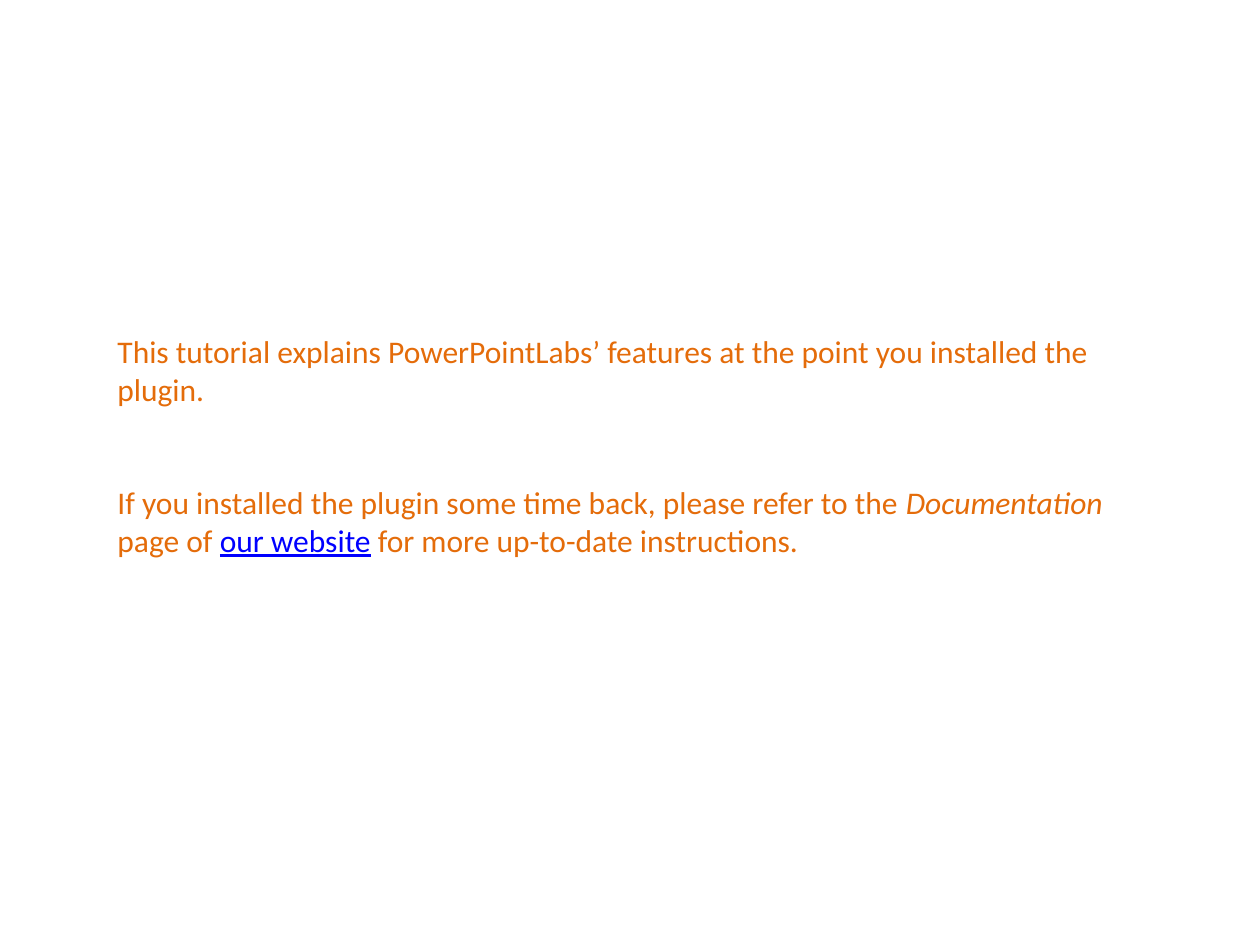
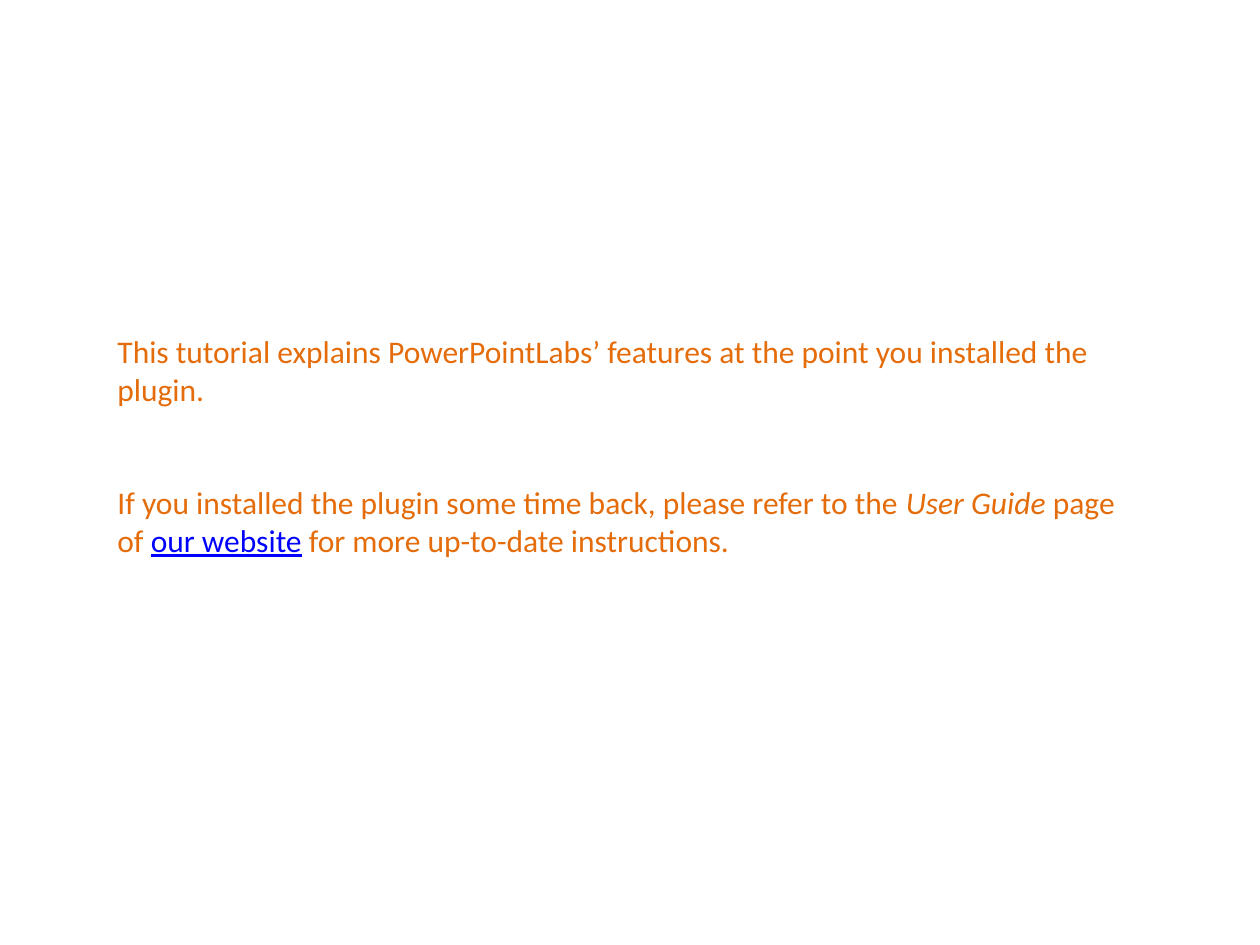
Before and after one commit to PowerPointLabs/PowerPointLabs-Website, a slide deck: slide 3 of samples/tutorial.pptx. Drawn at 1260x945 pixels with LibreOffice and Linux fonts; fonts in the diff are those of the drawing. Boxes give left, top, right and bottom in pixels: in the first picture for what was removed or moved away, otherwise in the second. Text is boxed around its words. In the diff, an @@ line names an element or a change of style, - is before the commit and + after.

Commit message:
update docs to match website changes (#50)

```diff
--- a/samples/tutorial.pptx
+++ b/samples/tutorial.pptx
@@ text at bbox=[117, 492, 1115, 557]: text changed @@
-If you installed the plugin some time back, please refer to the Documentation page of our website for more up-to-date instructions.
+If you installed the plugin some time back, please refer to the User Guide page of our website for more up-to-date instructions.
```
Also in this commit, not shown: 2 other slides changed, 1 other file.
